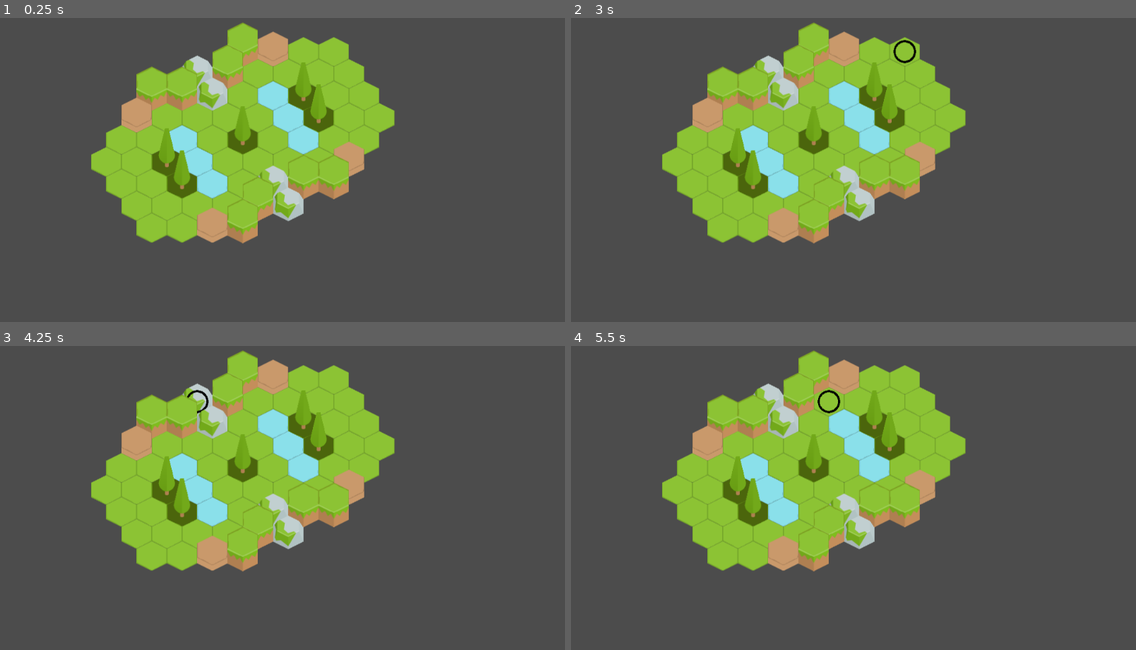
Above: before the commit, frames 1-4 (two rows, left to right).
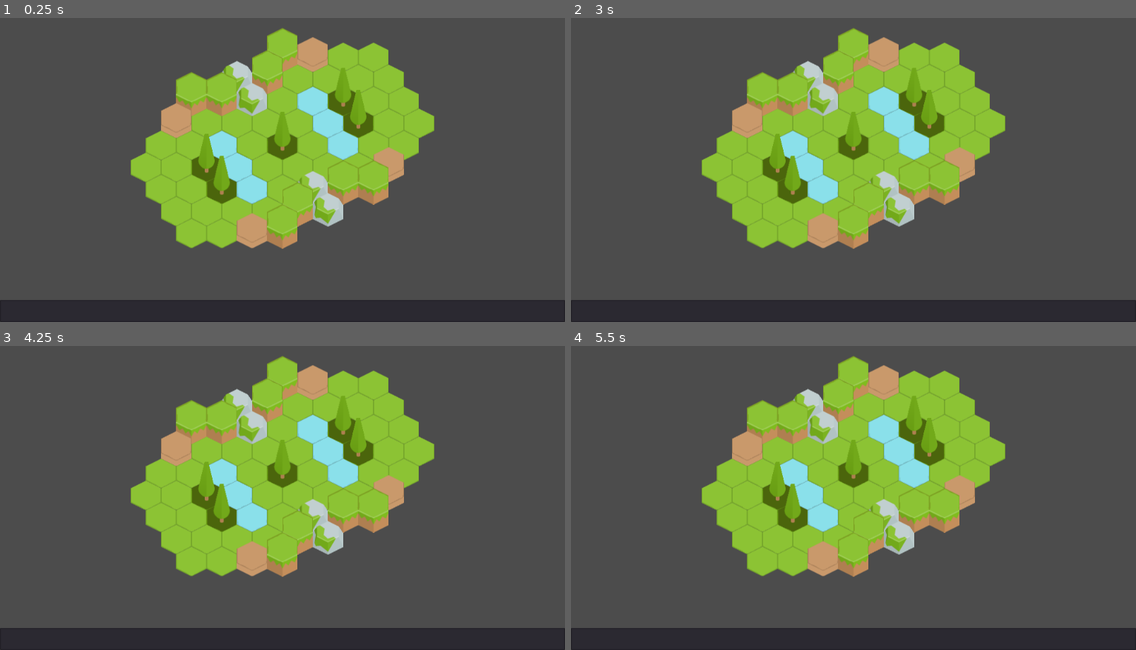
Above: after the commit, the same moments.

Repository: pitrak1/code-battle
Game: Godot game, scene res://LevelPOC.tscn
Two runs of this game, one before a commit and one after it. Both use one fixed random seed, a clock stepped at 60 frames per second and the inputs below.
Inputs (mouse positions are in pixels of both pictures, inside the frame that each line leads up to):
- Up to frame 1 (0.25 s): no input
- Up to frame 2 (3 s): tap Enter at 0.5, 2 s; move the mouse to (813, 51) at 0.52 s; click (813, 51) at 0.67 s; tap Space at 1.25, 2.75 s; move the mouse to (842, 51) at 1.27 s; click (842, 51) at 1.42 s; move the mouse to (876, 51) at 2.02 s; click (876, 51) at 2.17 s; move the mouse to (904, 51) at 2.77 s; click (904, 51) at 2.92 s
- Up to frame 3 (4.25 s): tap Enter at 3.5 s; move the mouse to (197, 403) at 3.52 s; click (197, 403) at 3.67 s
- Up to frame 4 (5.5 s): tap Space at 4.25 s; move the mouse to (797, 403) at 4.27 s; click (797, 403) at 4.42 s; move the mouse to (830, 403) at 5.02 s; click (830, 403) at 5.17 s

The runs differ from the first frame. In frame 1, 31% of the frame differs, in the area x 0-100%, y 1-100%; in frame 2, 31%; in frame 3, 31%; in frame 4, 31%.

Commit message:
centering an line edit

Diff:
--- a/LevelBuilder.gd
+++ b/LevelBuilder.gd
@@ -3,8 +3,14 @@
 var __tileScene = preload("res://Tile.tscn")
 
 func run(parent, level):
-	var currentPosition = Consts.START_POSITION
+	var window_dimensions = parent.get_viewport_rect().size
 	var dimensions = len(level)
+
+	var start_y = (window_dimensions.y - dimensions * Consts.TILE_ROW_HEIGHT) / 2
+	var start_x = (window_dimensions.x / 2) - ((dimensions - 1) * 0.25 * Consts.TILE_DIAMETER)
+
+	var start_position = Vector2(start_x, start_y)
+	var currentPosition = start_position
 
 	for i in range(dimensions):
 		for j in range(dimensions):
@@ -16,6 +22,6 @@
 				obj.position = currentPosition
 			currentPosition += Vector2(Consts.TILE_DIAMETER, 0)
 		currentPosition = Vector2(
-			Consts.START_POSITION.x - Consts.TILE_DIAMETER * 0.5 * (i + 1),
-			Consts.START_POSITION.y + Consts.TILE_ROW_HEIGHT * (i + 1)
+			start_position.x - Consts.TILE_DIAMETER * 0.5 * (i + 1),
+			start_position.y + Consts.TILE_ROW_HEIGHT * (i + 1)
 		)
--- a/LevelPOC.gd
+++ b/LevelPOC.gd
@@ -2,6 +2,8 @@
 
 var levelBuilderScript = preload("res://LevelBuilder.gd")
 
+var tileScene = preload("res://Tile.tscn")
+
 func _ready():
 	var __levelBuilder = levelBuilderScript.new()
 	__levelBuilder.run(self, Consts.LEVEL_1)
--- a/LevelPOC.tscn
+++ b/LevelPOC.tscn
@@ -4,3 +4,12 @@
 
 [node name="Node2D" type="Node2D"]
 script = ExtResource( 1 )
+
+[node name="LineEdit" type="LineEdit" parent="."]
+anchor_bottom = 1.0
+margin_top = 560.0
+margin_right = 1024.0
+margin_bottom = 600.0
+__meta__ = {
+"_edit_use_anchors_": false
+}
--- a/Tile.gd
+++ b/Tile.gd
@@ -8,8 +8,6 @@
 var __waterSprite = preload("res://assets/water.png")
 
 var __sprites
-var __mouse_in = false
-
 
 func _ready():
 	__sprites = {
@@ -23,18 +21,3 @@
 
 func setup(tileType):
 	$Sprite.texture = __sprites[tileType]
-	self.connect("mouse_entered", self, "_on_StaticBody2D_mouse_entered")
-	self.connect("mouse_exited", self, "_on_StaticBody2D_mouse_exited")
-
-func _on_StaticBody2D_mouse_entered():
-	__mouse_in = true
-
-func _on_StaticBody2D_mouse_exited():
-	__mouse_in = false
-
-func _input(event):
-	if event is InputEventMouseButton and event.button_index == BUTTON_LEFT and event.is_pressed():
-		if __mouse_in:
-			$HighlightSprite.show()
-		else:
-			$HighlightSprite.hide()
--- a/Tile.tscn
+++ b/Tile.tscn
@@ -4,7 +4,7 @@
 [ext_resource path="res://assets/low.png" type="Texture" id=2]
 [ext_resource path="res://assets/highlight.png" type="Texture" id=3]
 
-[node name="StaticBody2D" type="StaticBody2D"]
+[node name="Tile" type="StaticBody2D"]
 input_pickable = true
 script = ExtResource( 1 )
 
